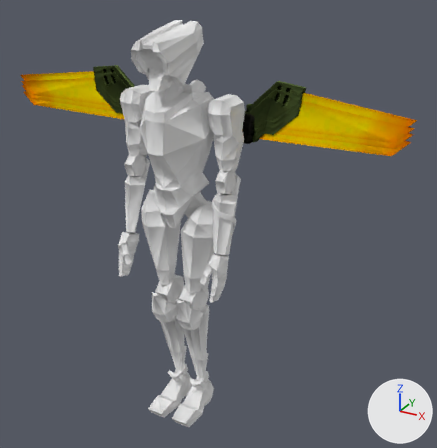
What one commit did to the Blender file assets/V3.blend.
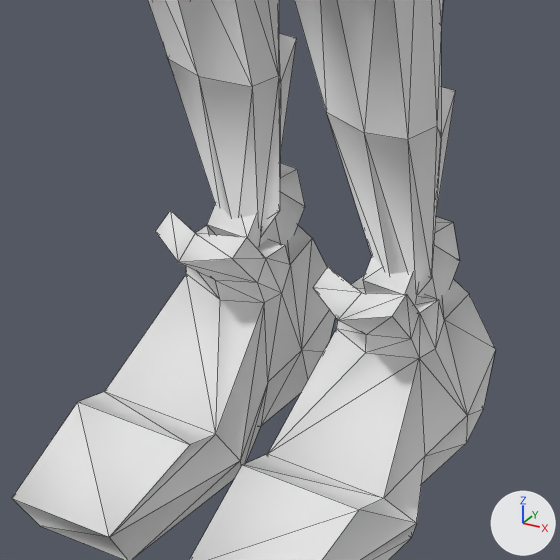
There are two pictures of each version: one whole from a camera (50 mm lens) standing at (1.156, -1.795, 1.796) and looking at (0.118, 0.092, 0.852), one close up on the part from 34% to 51% of the width and 76% to 93% of the height. The lights are fixed; the arrows at lower right show +X, +Y and +Z. The close-ups show mesh edges as thin lines.

Script lines for the objects in view, before the commit:
```python
me_v3 = bpy.data.meshes.new('V3')
me_v3.from_pydata(...)  # 1705 vertices, 2820 faces; spans x -0.81..0.81, y -0.17..0.17, z 0.0..1.6
# faces by material slot: [1668, 1152]
me_v3.materials.append(mat_v3_body)  # its picture is missing
me_v3.materials.append(mat_v3_wings)  # picture img_v3_wings_yellow_png
ob_v3 = bpy.data.objects.new('V3', me_v3)
ob_v3.location = (0.0, 0.0, 0.0)
```
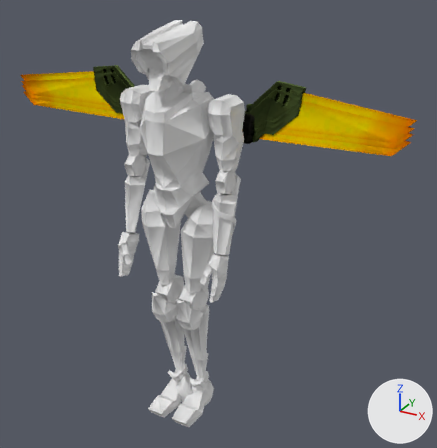
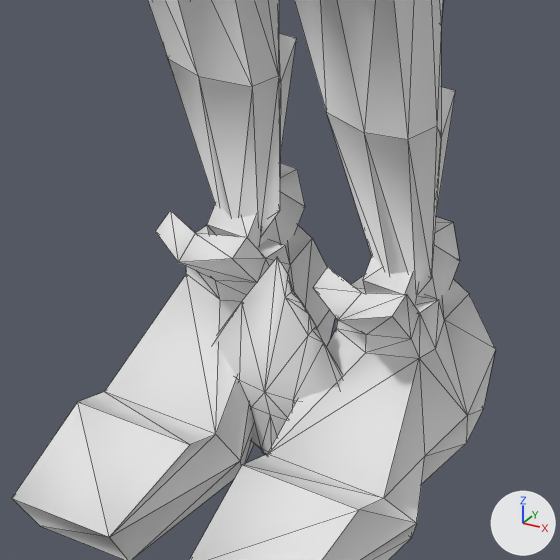
Commit message: add hook model

Where the change shows, as pixel boxes [x1, y1, x2, y2] in the close-ups (560 x 560 px):
'Hook', added: after [214, 257, 342, 455]

The change, as a diff of the scene's bpy script:
```diff
--- a/assets/V3.blend.py
+++ b/assets/V3.blend.py
@@ me_hook @@
+me_hook.from_pydata(...)  # 73 vertices, 142 faces; spans x -0.0514..0.0514, y -0.0173..0.0173, z -0.0021..0.1477
+me_hook.polygons.foreach_set('use_smooth', [True] * 142)
+me_hook.materials.append(mat_v3_body)  # its picture is missing
@@ ob_hook @@
+ob_hook = bpy.data.objects.new('Hook', me_hook)
+ob_hook.location = (0.0, 0.0, 0.0)
```
